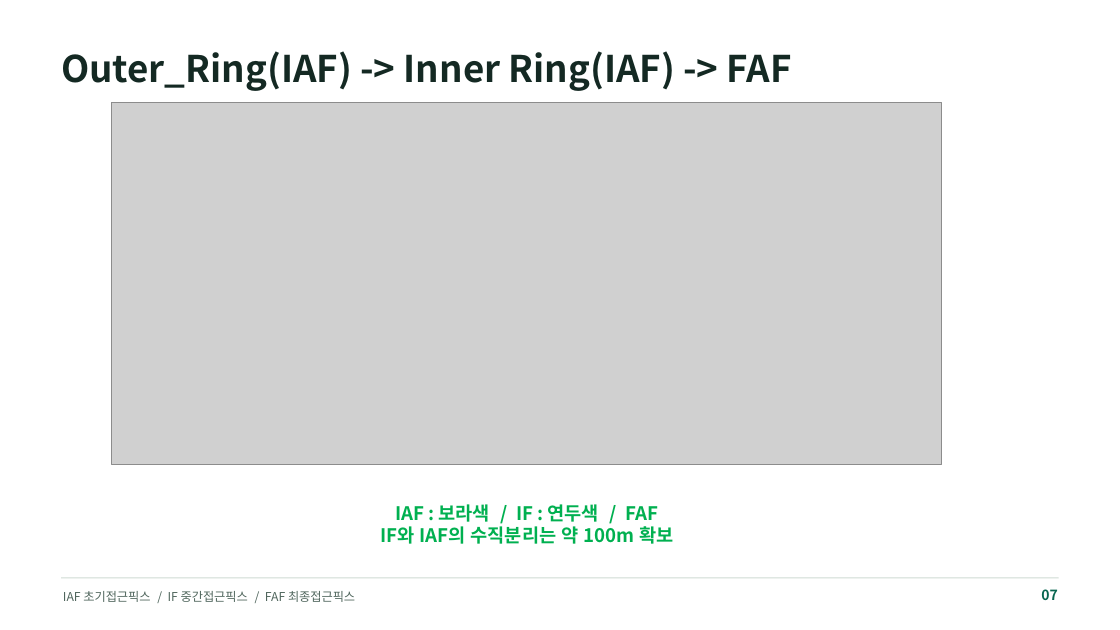
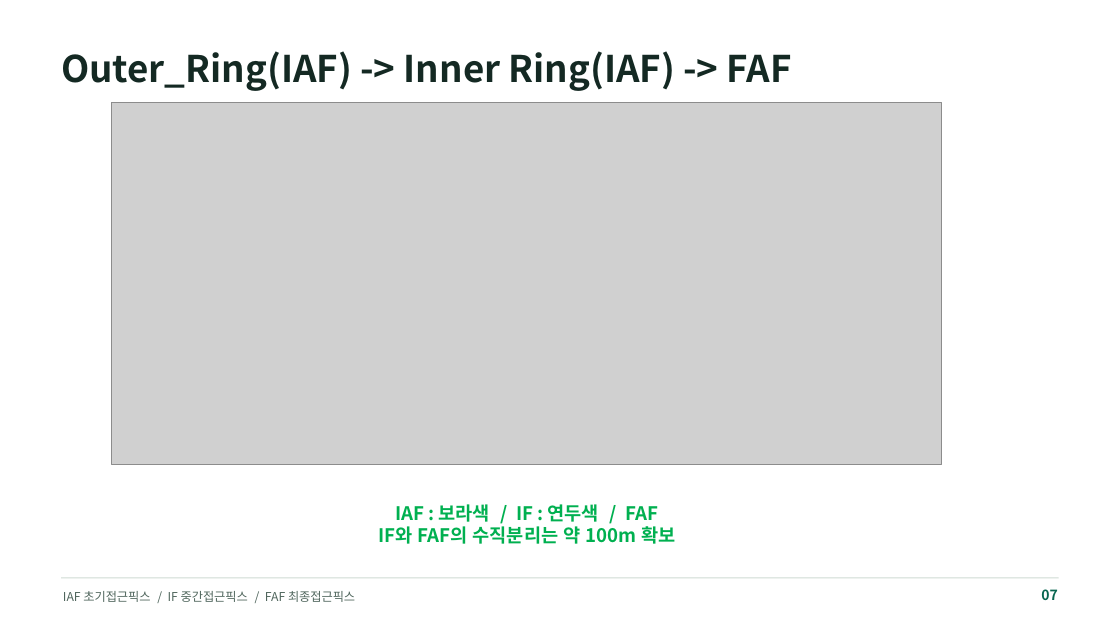
Before and after one commit to shung2001/Landing_Depature_Process, a slide deck: slide 8 of 수정본_20261103/UAM_Ring_Approach_Design.pptx. Drawn at 1120x630 pixels with LibreOffice and Linux fonts; fonts in the diff are those of the drawing; grey boxes stand for pictures. Boxes give left, top, right and bottom in pixels: in the first picture for what was removed or moved away, otherwise in the second. Text is boxed around its words. In the diff, an @@ line names an element or a change of style, - is before the commit and + after.

```diff
--- a/수정본_20261103/UAM_Ring_Approach_Design.pptx
+++ b/수정본_20261103/UAM_Ring_Approach_Design.pptx
@@ text at <box>378,523,675,544</box>: text changed @@
-IF와 IAF의 수직분리는 약 100m 확보
+IF와 FAF의 수직분리는 약 100m 확보
```
Also in this commit, not shown: 1 other slide changed, 3 slides added, 9 other files.
